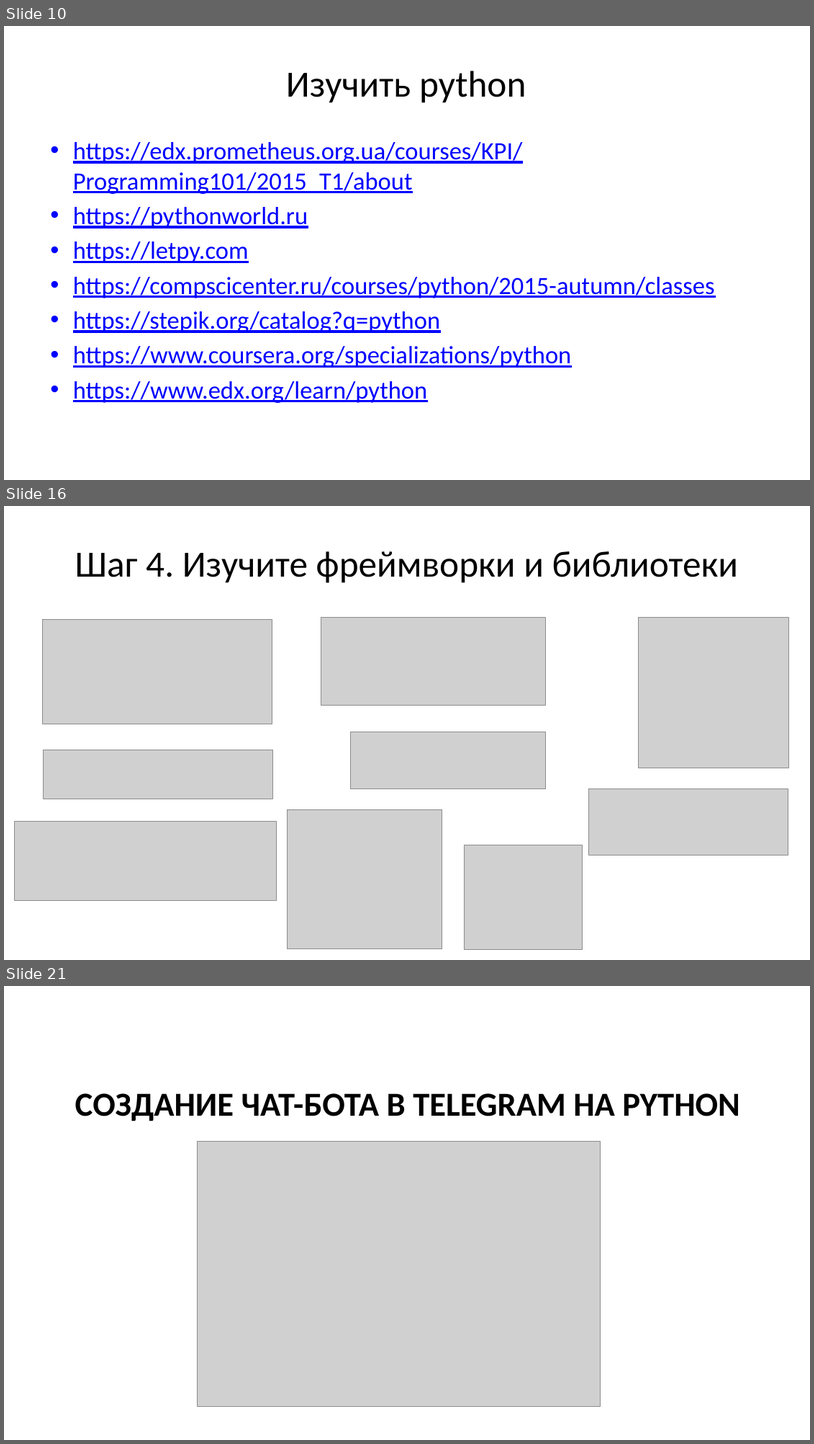
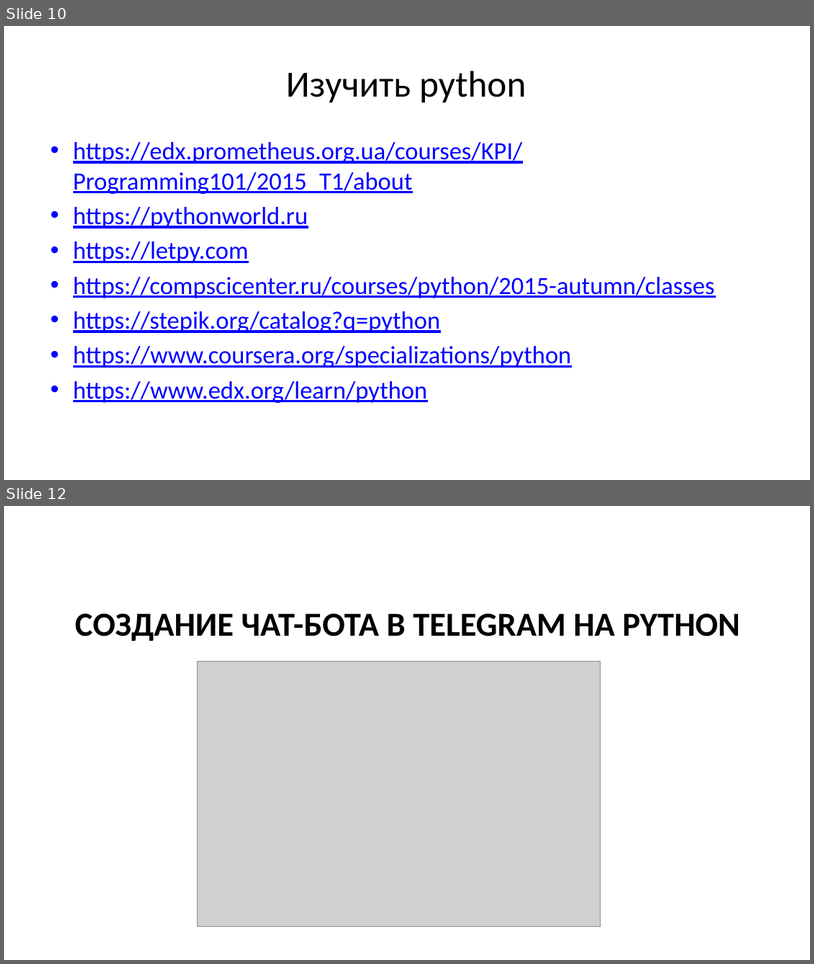
Before and after one commit to maxchv/telegram-bot, a slide deck: docs/lesson_telegram_bot.pptx. Shown one above the other, each under a label of ours: slides 10, 16 and 21 before the commit, slides 10 and 12 after it; the slides between them are not shown. The pictures are 814x1444 and 814x964 pixels, drawn with LibreOffice and Linux fonts; fonts in the diff are those of the drawing; grey boxes stand for pictures. Boxes give left, top, right and bottom in pixels: in the first picture for what was removed or moved away, otherwise in the second. Text is boxed around its words. In the diff, an @@ line names an element or a change of style, - is before the commit and + after.

```diff
--- a/docs/lesson_telegram_bot.pptx
+++ b/docs/lesson_telegram_bot.pptx
@@ slide 16 removed at bbox=[4, 506, 810, 960], background #FFFFFF @@
@@ title removed at bbox=[75, 551, 739, 583] @@
-Шаг 4. Изучите фреймворки и библиотеки
@@ picture removed at bbox=[43, 619, 273, 723] @@
@@ picture removed at bbox=[322, 618, 546, 705] @@
@@ picture removed at bbox=[638, 618, 790, 768] @@
@@ picture removed at bbox=[350, 731, 547, 789] @@
@@ picture removed at bbox=[44, 750, 273, 798] @@
@@ picture removed at bbox=[589, 788, 790, 855] @@
@@ picture removed at bbox=[14, 821, 276, 901] @@
@@ picture removed at bbox=[287, 809, 442, 948] @@
@@ picture removed at bbox=[464, 845, 582, 950] @@
@@ what was slide 21 is now slide 12 @@
```
Also in this commit, not shown: 3 slides changed, 5 slides added, 8 other slides removed, 7 other files.
